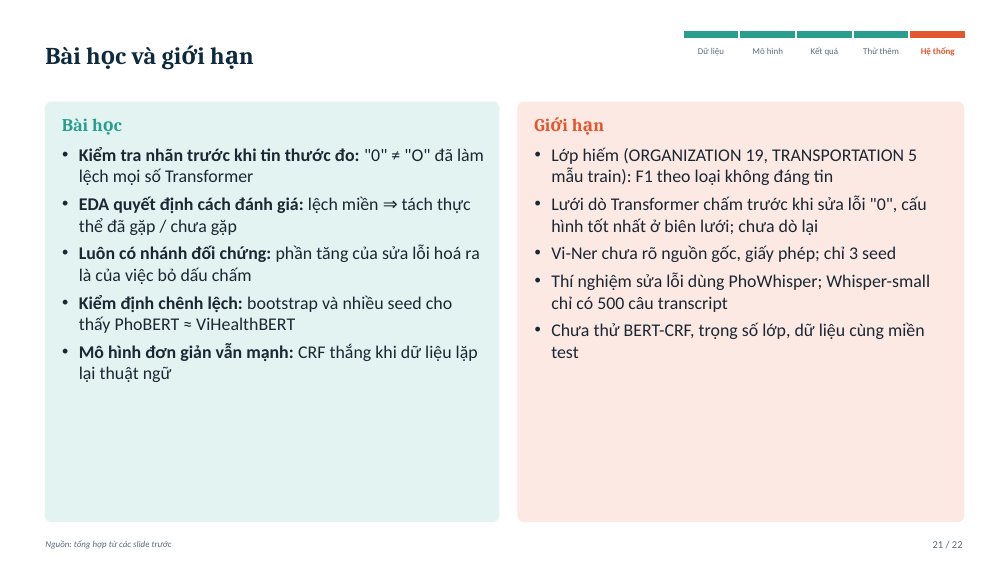
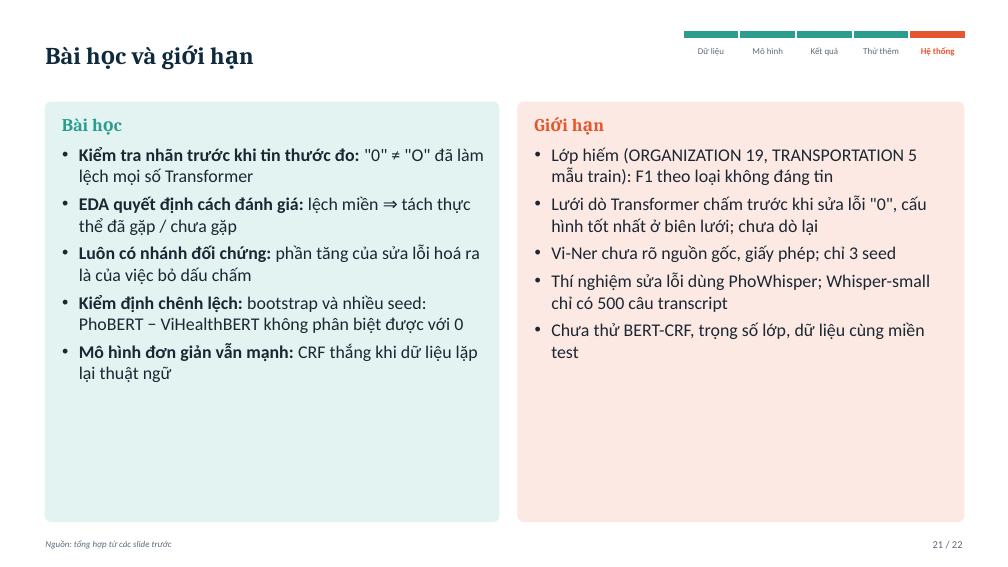
Before and after one commit to tkhieu/VoDoCo, a slide deck: slide 21 of presentation/may-hoc-v3.pptx. Drawn at 1008x567 pixels with LibreOffice and Linux fonts; fonts in the diff are those of the drawing. Boxes give left, top, right and bottom in pixels: in the first picture for what was removed or moved away, otherwise in the second. Text is boxed around its words. In the diff, an @@ line names an element or a change of style, - is before the commit and + after.

Commit message:
fix(presentation): scope ASR claims and soften CI wording in v3 deck
- Slide 19: state the whisper-small observation only for the 500
  available transcripts (counted at build time), without asserting the
  effect on the demo pipeline.
- Slide 20: name PhoWhisper-medium and its 3,437 utterances in the
  headline and show the whisper-small demo figure next to the pipeline.
- Slides 11, 13, 21, 22: describe CIs containing 0 as a difference not
  distinguishable from 0 rather than equality.
- Slide 16: replace the small confusion-matrix image with a readable
  native table of O plus the seven most frequent types.

```diff
--- a/presentation/may-hoc-v3.pptx
+++ b/presentation/may-hoc-v3.pptx
@@ text at [79,295,463,333]: text changed @@
-• Kiểm định chênh lệch: bootstrap và nhiều seed cho thấy PhoBERT ≈ ViHealthBERT
+• Kiểm định chênh lệch: bootstrap và nhiều seed: PhoBERT − ViHealthBERT không phân biệt được với 0
```
Also in this commit, not shown: 6 other slides changed, 1 other file.
